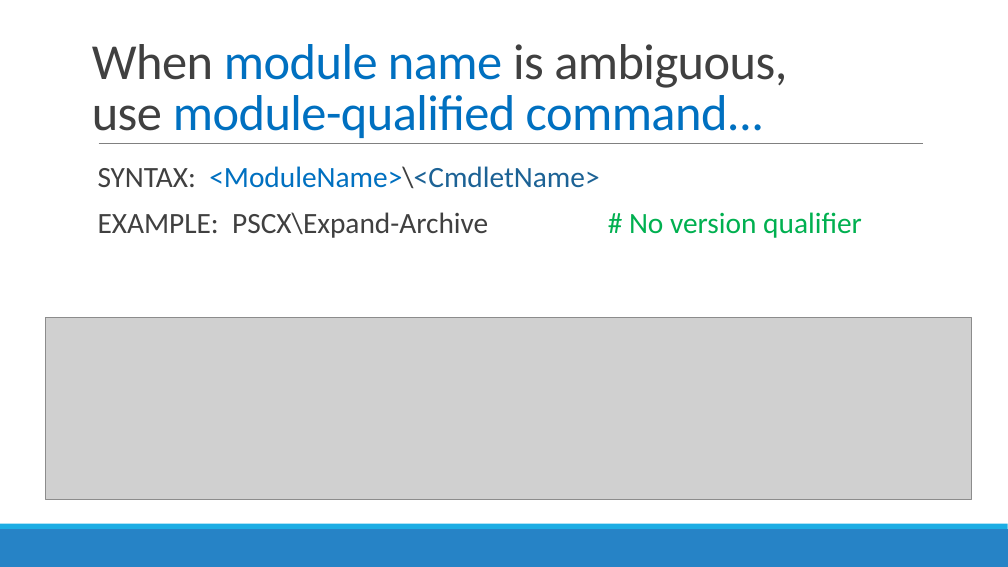
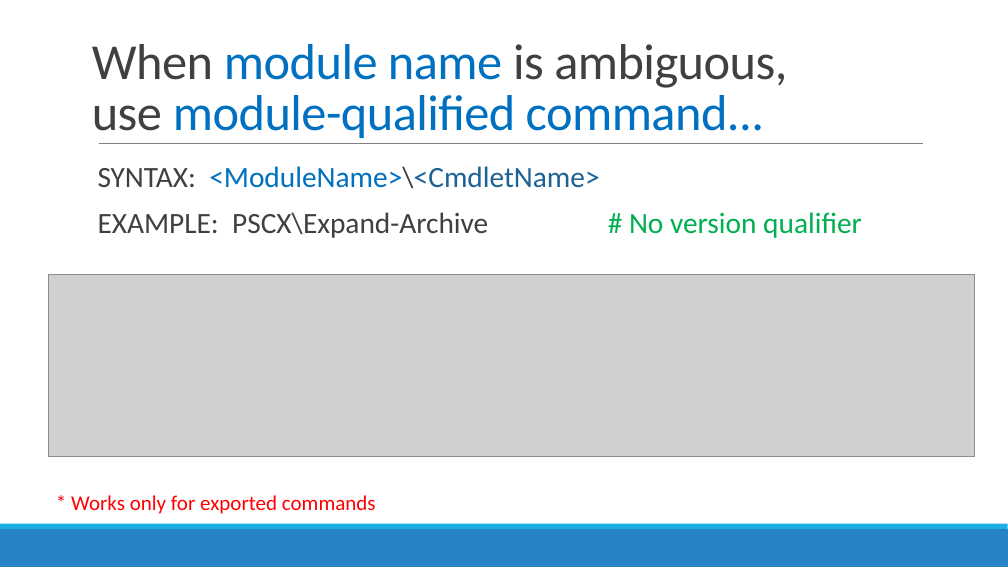
Before and after one commit to juneb/AvoidVersionChaos, a slide deck: slide 36 of AvoidingVersionChaos.pptx. Drawn at 1008x567 pixels with LibreOffice and Linux fonts; fonts in the diff are those of the drawing; grey boxes stand for pictures. Boxes give left, top, right and bottom in pixels: in the first picture for what was removed or moved away, otherwise in the second. Text is boxed around its words. In the diff, an @@ line names an element or a change of style, - is before the commit and + after.

Commit message:
Module-qualify only exported functions

```diff
--- a/AvoidingVersionChaos.pptx
+++ b/AvoidingVersionChaos.pptx
@@ picture: place and size @@
-picture at [45,317,972,499]
+picture at [48,274,975,456]
@@ text added at [71,495,376,514], 20 pt, text #FF0000 @@
+* Works only for exported commands
```
